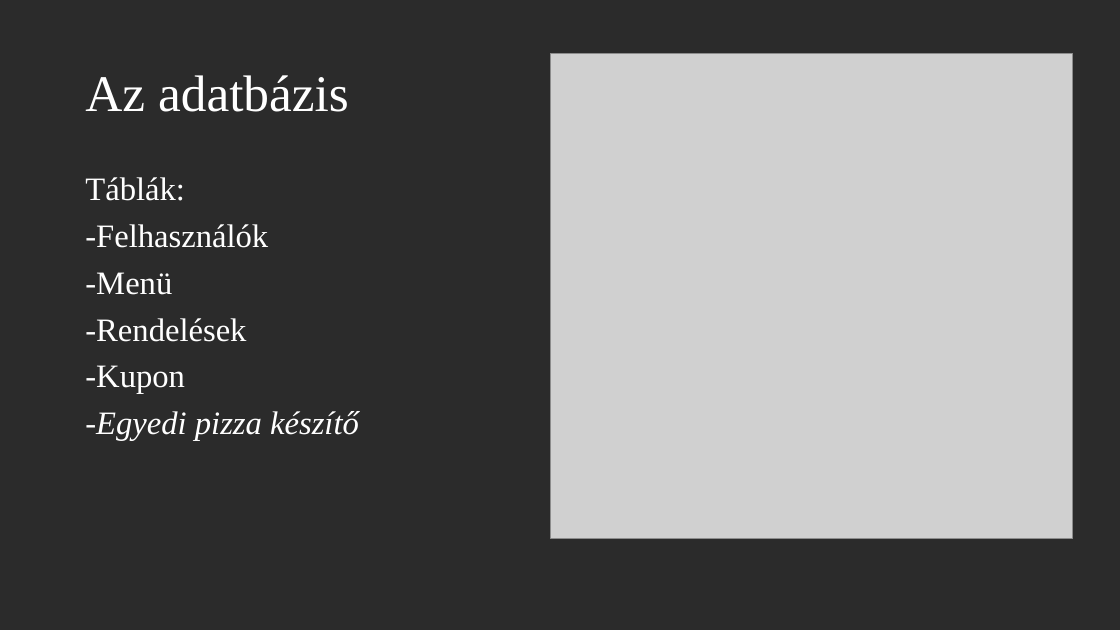
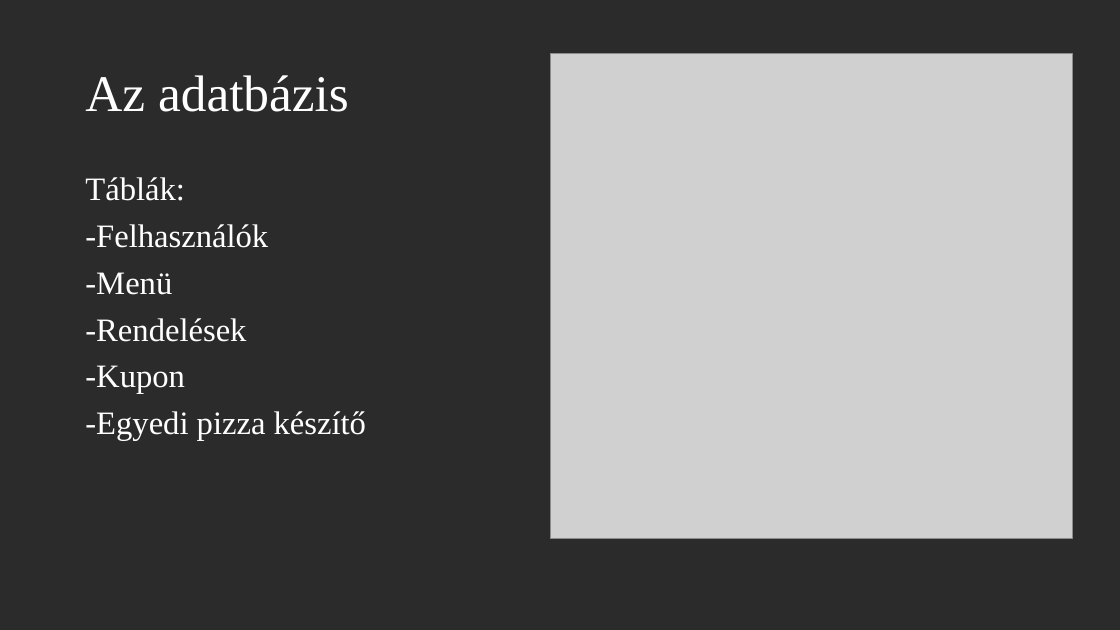
Before and after one commit to MarcellRemete/Pizzeria-weboldal, a slide deck: slide 14 of Vizsgaremek_bemutato.pptx. Drawn at 1120x630 pixels with LibreOffice and Linux fonts; fonts in the diff are those of the drawing; grey boxes stand for pictures; background and template pictures are left out; a plain dark background stands for a picture behind light text. Boxes give left, top, right and bottom in pixels: in the first picture for what was removed or moved away, otherwise in the second. Text is boxed around its words. In the diff, an @@ line names an element or a change of style, - is before the commit and + after.

```diff
--- a/Vizsgaremek_bemutato.pptx
+++ b/Vizsgaremek_bemutato.pptx
@@ text at [85, 411, 366, 441]: italic off in "-Egyedi pizza készítő" @@
```
Also in this commit, not shown: 1 other slide changed.
